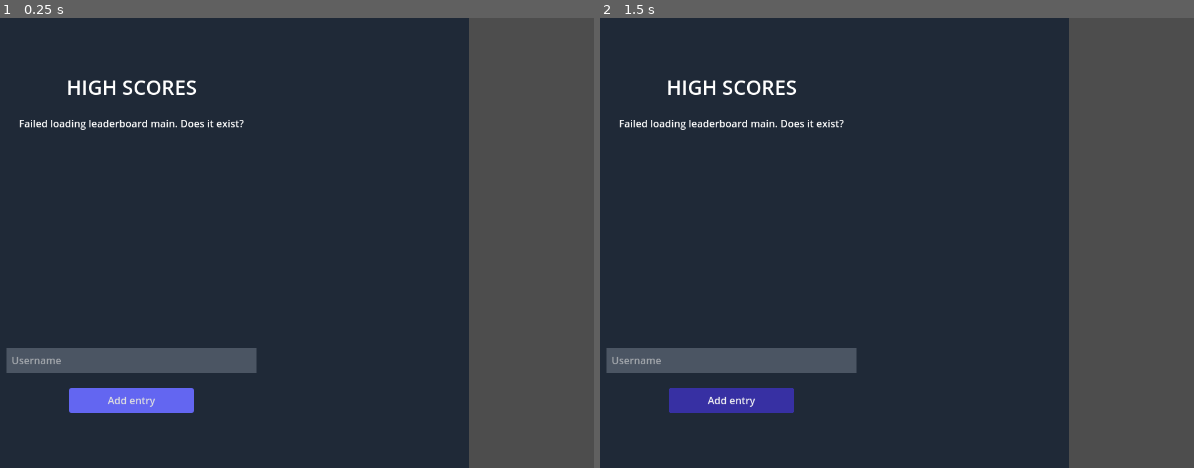
Above: before the commit, frames 1-2 (left to right).
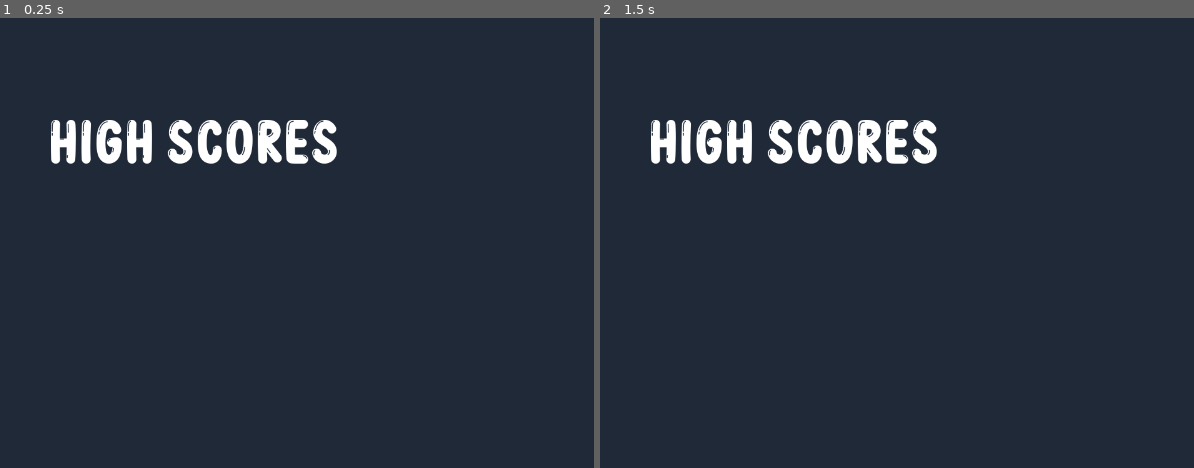
Above: after the commit, the same moments.

Repository: DavidLMS/lifeisbubblance
Game: Godot game, scene res://scenes/leaderboard.tscn
Two runs of this game, one before a commit and one after it. Both use one fixed random seed, a clock stepped at 60 frames per second and the inputs below. This scene is started directly instead of the project's main scene.
Inputs (mouse positions are in pixels of both pictures, inside the frame that each line leads up to):
- Up to frame 1 (0.25 s): no input
- Up to frame 2 (1.5 s): click (730, 400) at 0.5 s, where only the run before the commit has a clickable "Add entry"; tap Enter (ui_accept) at 1.25 s; hold Right (ui_right) from 1.28 s (still down)

The runs differ from the first frame. In frame 1, 28% of the frame differs, in the area x 1-100%, y 0-100%; in frame 2, 28%.
Error before the commit: Invalid access of index '1' on a base object of type: 'Array'. (res://scenes/leaderboard.gd:73)

Commit message:
fix menu and leaderboard things

Diff:
--- a/main_menu.tscn
+++ b/main_menu.tscn
@@ -1,10 +1,25 @@
-[gd_scene load_steps=12 format=3 uid="uid://d2yhro4psj7do"]
+[gd_scene load_steps=13 format=3 uid="uid://d2yhro4psj7do"]
 
 [ext_resource type="Script" path="res://main_menu.gd" id="1_hlcug"]
 [ext_resource type="Texture2D" uid="uid://die06k11lyxus" path="res://assets/fondos/polo3.jpg" id="2_3jgat"]
 [ext_resource type="PackedScene" uid="uid://dppy2wnymlho5" path="res://main_menu_player_anim.tscn" id="2_b75xe"]
 [ext_resource type="FontFile" uid="uid://d4kiqrgdxtgln" path="res://assets/fonts/bubble-bobble-font/BubbleBobble-MVpLp.otf" id="4_28pov"]
-[ext_resource type="PackedScene" uid="uid://l02d4varvsyt" path="res://scenes/main_menu_burbujas.tscn" id="5_6ekn5"]
+[ext_resource type="PackedScene" path="res://scenes/main_menu_burbujas.tscn" id="5_6ekn5"]
+
+[sub_resource type="Animation" id="Animation_h80ks"]
+length = 0.001
+tracks/0/type = "value"
+tracks/0/imported = false
+tracks/0/enabled = true
+tracks/0/path = NodePath(".:position")
+tracks/0/interp = 1
+tracks/0/loop_wrap = true
+tracks/0/keys = {
+"times": PackedFloat32Array(0),
+"transitions": PackedFloat32Array(1),
+"update": 0,
+"values": [Vector2(15, 357)]
+}
 
 [sub_resource type="Animation" id="Animation_diahu"]
 resource_name = "move"
@@ -22,7 +37,13 @@
 "values": [Vector2(15, 357), Vector2(101, 377)]
 }
 
-[sub_resource type="Animation" id="Animation_h80ks"]
+[sub_resource type="AnimationLibrary" id="AnimationLibrary_fv2uh"]
+_data = {
+"RESET": SubResource("Animation_h80ks"),
+"move": SubResource("Animation_diahu")
+}
+
+[sub_resource type="Animation" id="Animation_b3w25"]
 length = 0.001
 tracks/0/type = "value"
 tracks/0/imported = false
@@ -34,13 +55,7 @@
 "times": PackedFloat32Array(0),
 "transitions": PackedFloat32Array(1),
 "update": 0,
-"values": [Vector2(15, 357)]
-}
-
-[sub_resource type="AnimationLibrary" id="AnimationLibrary_fv2uh"]
-_data = {
-"RESET": SubResource("Animation_h80ks"),
-"move": SubResource("Animation_diahu")
+"values": [Vector2(418, 498)]
 }
 
 [sub_resource type="Animation" id="Animation_mqy8q"]
@@ -59,26 +74,17 @@
 "values": [Vector2(418, 498), Vector2(289, 517)]
 }
 
-[sub_resource type="Animation" id="Animation_b3w25"]
-length = 0.001
-tracks/0/type = "value"
-tracks/0/imported = false
-tracks/0/enabled = true
-tracks/0/path = NodePath(".:position")
-tracks/0/interp = 1
-tracks/0/loop_wrap = true
-tracks/0/keys = {
-"times": PackedFloat32Array(0),
-"transitions": PackedFloat32Array(1),
-"update": 0,
-"values": [Vector2(418, 498)]
-}
-
 [sub_resource type="AnimationLibrary" id="AnimationLibrary_lsuc5"]
 _data = {
 "RESET": SubResource("Animation_b3w25"),
 "move": SubResource("Animation_mqy8q")
 }
+
+[sub_resource type="LabelSettings" id="LabelSettings_62plu"]
+font_size = 50
+font_color = Color(0.54902, 0.745098, 0.87451, 1)
+outline_size = 10
+outline_color = Color(0, 0, 0, 1)
 
 [node name="MainMenu" type="Control"]
 layout_mode = 3
@@ -90,7 +96,7 @@
 script = ExtResource("1_hlcug")
 
 [node name="Fondo" type="Sprite2D" parent="."]
-position = Vector2(642, 328)
+position = Vector2(640, 360)
 texture = ExtResource("2_3jgat")
 
 [node name="MainMenuPlayerAnim" parent="Fondo" instance=ExtResource("2_b75xe")]
@@ -121,16 +127,19 @@
 anchor_left = 0.5
 anchor_right = 0.5
 offset_left = -520.0
+offset_top = 59.0
 offset_right = -170.0
-offset_bottom = 56.0
+offset_bottom = 115.0
 grow_horizontal = 2
 scale = Vector2(3, 3)
 theme_override_colors/font_color = Color(0.54902, 0.745098, 0.87451, 1)
 theme_override_fonts/font = ExtResource("4_28pov")
 theme_override_font_sizes/font_size = 50
 text = "Life is Bubblance"
+label_settings = SubResource("LabelSettings_62plu")
 horizontal_alignment = 1
 vertical_alignment = 1
+uppercase = true
 
 [node name="MarginContainer" type="MarginContainer" parent="."]
 layout_mode = 1
@@ -153,7 +162,7 @@
 layout_mode = 2
 focus_neighbor_bottom = NodePath("../RecordsButton")
 focus_next = NodePath("../RecordsButton")
-text = "Jugar"
+text = "PLAY"
 
 [node name="RecordsButton" type="Button" parent="MarginContainer/VBoxContainer"]
 layout_mode = 2
@@ -161,13 +170,13 @@
 focus_neighbor_bottom = NodePath("../QuitButton")
 focus_next = NodePath("../QuitButton")
 focus_previous = NodePath("../PlayButton")
-text = "Records"
+text = "HIGH SCORES"
 
 [node name="QuitButton" type="Button" parent="MarginContainer/VBoxContainer"]
 layout_mode = 2
 focus_neighbor_top = NodePath("../RecordsButton")
 focus_previous = NodePath("../RecordsButton")
-text = "Salir"
+text = "EXIT"
 
 [connection signal="pressed" from="MarginContainer/VBoxContainer/PlayButton" to="." method="_on_play_button_pressed"]
 [connection signal="pressed" from="MarginContainer/VBoxContainer/RecordsButton" to="." method="_on_records_button_pressed"]
--- a/scenes/entry_leaderboard.tscn
+++ b/scenes/entry_leaderboard.tscn
@@ -1,8 +1,14 @@
-[gd_scene load_steps=2 format=3 uid="uid://cift478fm3a5t"]
+[gd_scene load_steps=4 format=3 uid="uid://cift478fm3a5t"]
 
+[ext_resource type="FontFile" uid="uid://d4kiqrgdxtgln" path="res://assets/fonts/bubble-bobble-font/BubbleBobble-MVpLp.otf" id="1_bigv6"]
 [ext_resource type="Script" path="res://scenes/leaderboard_entry.gd" id="1_if8y6"]
+
+[sub_resource type="LabelSettings" id="LabelSettings_3qwgn"]
+font = ExtResource("1_bigv6")
+font_size = 40
 
 [node name="EntryLeaderboard" type="Label"]
 text = "{score} {username}"
+label_settings = SubResource("LabelSettings_3qwgn")
 horizontal_alignment = 1
 script = ExtResource("1_if8y6")
--- a/scenes/leaderboard.tscn
+++ b/scenes/leaderboard.tscn
@@ -1,7 +1,17 @@
-[gd_scene load_steps=3 format=3 uid="uid://cxx5ql6j56uff"]
+[gd_scene load_steps=7 format=3 uid="uid://cxx5ql6j56uff"]
 
 [ext_resource type="Script" path="res://scenes/leaderboard.gd" id="1_7umwm"]
 [ext_resource type="Theme" uid="uid://ce2uyi827vc5x" path="res://addons/talo/samples/authentication/assets/theme.tres" id="2_bk0mc"]
+[ext_resource type="FontFile" uid="uid://d2udjd5wtgkk7" path="res://assets/fonts/bubble-bobble-font/BubbleBobble-rg3rx.ttf" id="3_a088v"]
+[ext_resource type="FontFile" uid="uid://d4kiqrgdxtgln" path="res://assets/fonts/bubble-bobble-font/BubbleBobble-MVpLp.otf" id="4_1xbme"]
+
+[sub_resource type="LabelSettings" id="LabelSettings_gj445"]
+font = ExtResource("3_a088v")
+font_size = 100
+
+[sub_resource type="LabelSettings" id="LabelSettings_yvlyc"]
+font = ExtResource("4_1xbme")
+font_size = 40
 
 [node name="Leaderboard" type="Node2D"]
 script = ExtResource("1_7umwm")
@@ -18,6 +28,7 @@
 anchors_preset = 15
 anchor_right = 1.0
 anchor_bottom = 1.0
+offset_right = 200.0
 grow_horizontal = 2
 grow_vertical = 2
 color = Color(0.121569, 0.160784, 0.215686, 1)
@@ -27,6 +38,7 @@
 anchors_preset = 15
 anchor_right = 1.0
 anchor_bottom = 1.0
+offset_right = 200.0
 grow_horizontal = 2
 grow_vertical = 2
 theme_override_constants/margin_left = 40
@@ -45,14 +57,17 @@
 size_flags_vertical = 0
 theme = ExtResource("2_bk0mc")
 text = "HIGH SCORES"
+label_settings = SubResource("LabelSettings_gj445")
 horizontal_alignment = 1
 
 [node name="InfoLabel" type="Label" parent="UI/MarginContainer/VBoxContainer"]
 unique_name_in_owner = true
+visible = false
 custom_minimum_size = Vector2(400, 2.08165e-12)
 layout_mode = 2
 size_flags_horizontal = 4
 text = "Loading..."
+label_settings = SubResource("LabelSettings_yvlyc")
 horizontal_alignment = 1
 
 [node name="ScrollContainer" type="ScrollContainer" parent="UI/MarginContainer/VBoxContainer"]
@@ -70,6 +85,7 @@
 
 [node name="Username" type="TextEdit" parent="UI/MarginContainer/VBoxContainer"]
 unique_name_in_owner = true
+visible = false
 custom_minimum_size = Vector2(400, 40)
 layout_mode = 2
 size_flags_horizontal = 4
@@ -77,6 +93,7 @@
 placeholder_text = "Username"
 
 [node name="Submit" type="Button" parent="UI/MarginContainer/VBoxContainer"]
+visible = false
 custom_minimum_size = Vector2(200, 40)
 layout_mode = 2
 size_flags_horizontal = 4
